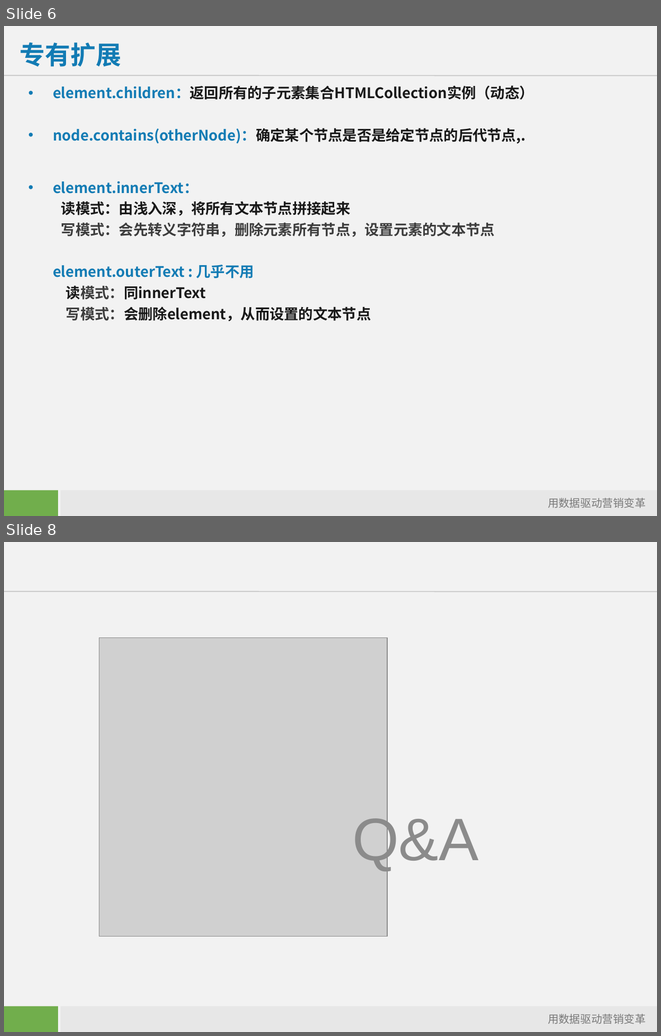
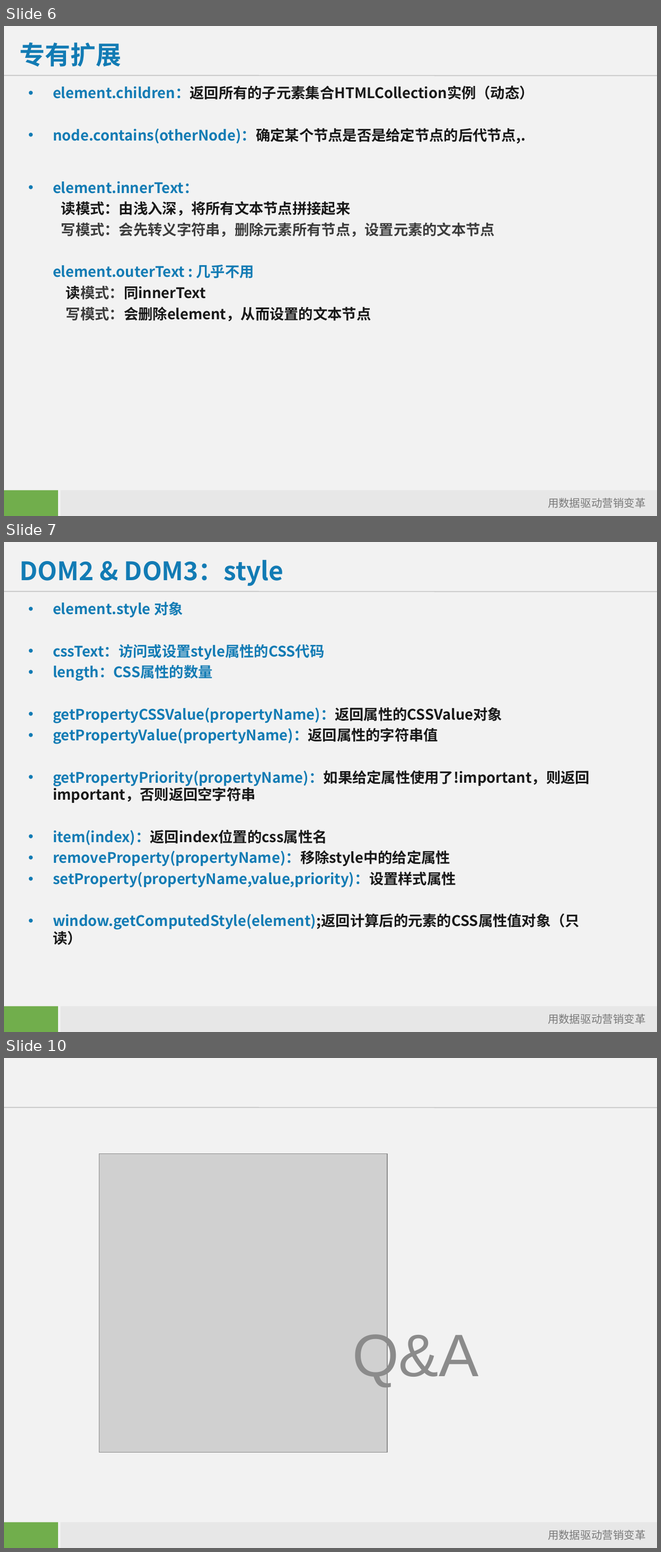
Before and after one commit to starzou/dom-edge, a slide deck: doc/DOM及其应用-DOM-API扩展.ppt. Shown one above the other, each under a label of ours: slides 6 and 8 before the commit, slides 6, 7 and 10 after it; the slides between them are not shown. The pictures are 661x1036 and 661x1552 pixels, drawn with LibreOffice and Linux fonts; fonts in the diff are those of the drawing; grey boxes stand for pictures; background and template pictures are left out. Boxes give left, top, right and bottom in pixels: in the first picture for what was removed or moved away, otherwise in the second. Text is boxed around its words. In the diff, an @@ line names an element or a change of style, - is before the commit and + after.

```diff
--- a/doc/DOM及其应用-DOM-API扩展.ppt
+++ b/doc/DOM及其应用-DOM-API扩展.ppt
@@ slide 7 added at (4, 542, 657, 1032), background #F2F2F2; not listed: 4 template elements that a slide beside it also shows @@
@@ title added at (20, 559, 284, 586), 28 pt, text #127BB4, bold @@
+DOM2 & DOM3：style
@@ text added at (53, 601, 590, 945), 16 pt, text #127BB4, bold @@
+• element.style 对象
+• cssText：访问或设置style属性的CSS代码
+• length：CSS属性的数量
+• getPropertyCSSValue(propertyName)：返回属性的CSSValue对象
+• getPropertyValue(propertyName)：返回属性的字符串值
+• getPropertyPriority(propertyName)：如果给定属性使用了!important，则返回important，否则返回空字符串
+• item(index)：返回index位置的css属性名
+• removeProperty(propertyName)：移除style中的给定属性
+• setProperty(propertyName,value,priority)：设置样式属性
+• window.getComputedStyle(element);返回计算后的元素的CSS属性值对象（只读）
@@ what was slide 8 is now slide 10 @@
```
Also in this commit, not shown: 1 slide changed, 2 other slides added, 1 slide removed, 3 other files.
